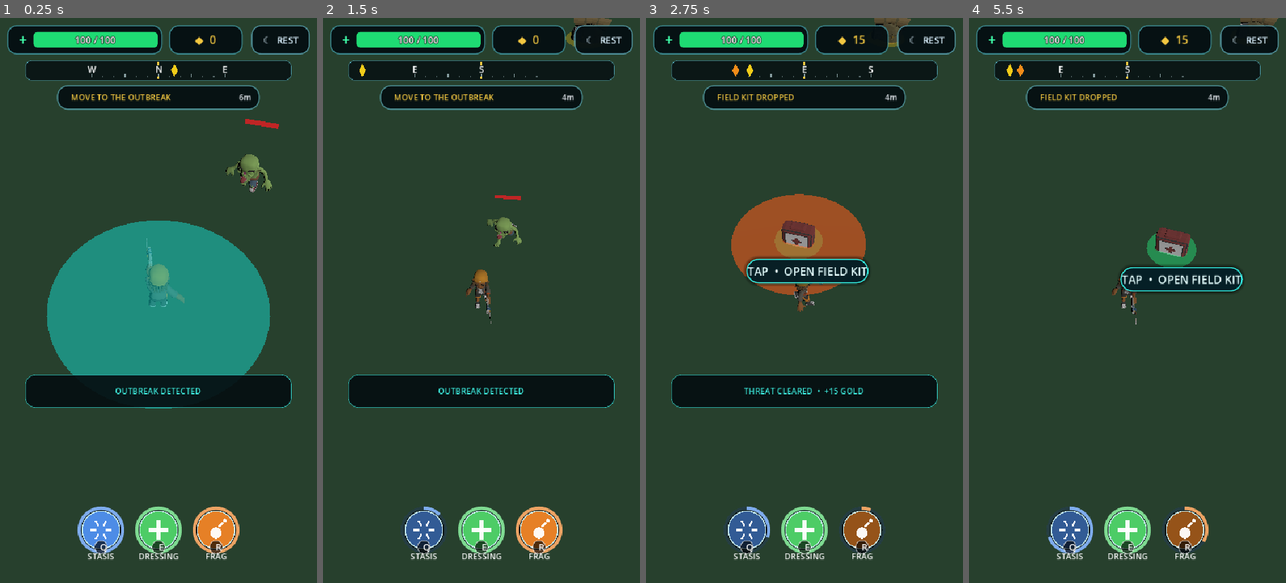
Above: before the commit, frames 1-4 (left to right).
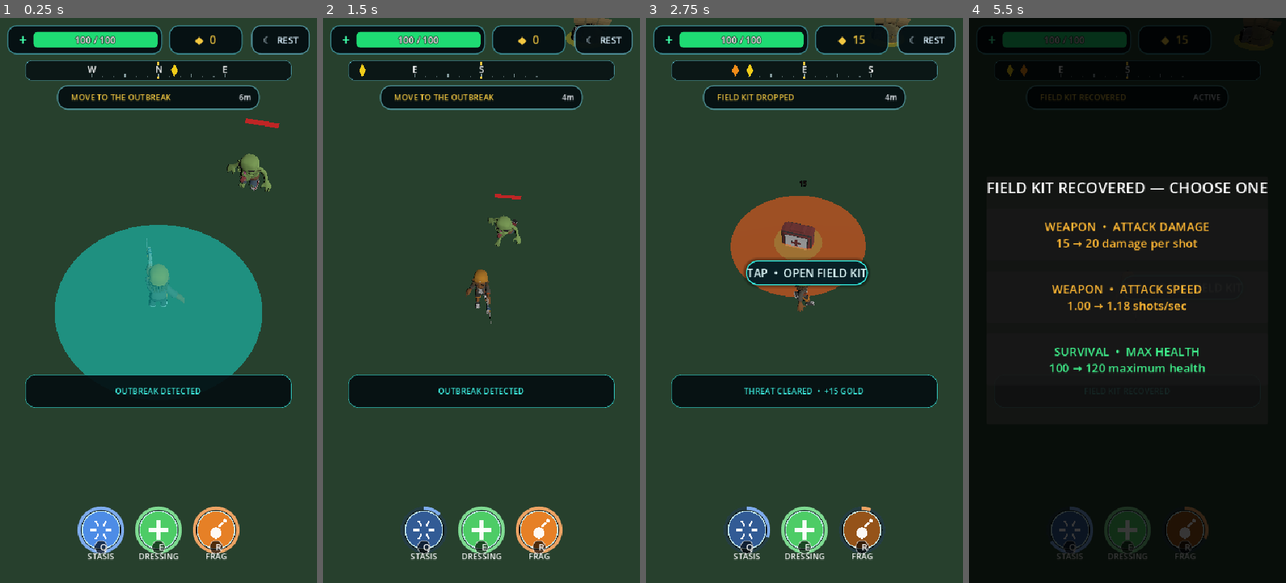
Above: after the commit, the same moments.

Repository: Geoboardman/zombie-gps
Game: Godot game, scene res://scenes/main.tscn
Same seed, same stepped clock (60 frames per second), same inputs: the game is played once before the commit and once after it.
Inputs (mouse positions are in pixels of both pictures, inside the frame that each line leads up to):
- Up to frame 1 (0.25 s): no input
- Up to frame 2 (1.5 s): tap Enter (ui_accept) at 0.5, 0.77 s; move the mouse to (424, 526) at 0.52 s; hold D (move_right) 0.53-1.28 s; tap Q (ability_1) at 0.6 s; click (424, 526) at 0.67 s; move the mouse to (481, 526) at 1.27 s; hold S (move_back) from 1.28 s (still down); tap E (ability_2) at 1.35 s; click (481, 526) at 1.42 s
- Up to frame 3 (2.75 s): tap Enter (ui_accept) at 1.52 s; move the mouse to (861, 526) at 2.02 s; release S (move_back) at 2.03 s; hold D (move_right) from 2.03 s (still down); tap R (ability_3) at 2.1 s; click (861, 526) at 2.17 s
- Up to frame 4 (5.5 s): move the mouse to (1111, 413) at 2.77 s; release D (move_right) at 2.78 s; hold W (move_forward) 2.78-3.53 s; tap Shift at 2.85 s; click (1111, 413) at 2.92 s; tap Enter (ui_accept) at 3.02, 3.77, 4.52 s; move the mouse to (1222, 385) at 3.52 s; hold A (move_left) 3.53-5.03 s; tap Q (ability_1) at 3.6 s; move the mouse to (1032, 215) at 4.27 s; tap E (ability_2) at 4.35 s; move the mouse to (1143, 300) at 5.02 s; hold S (move_back) from 5.03 s (still down); tap R (ability_3) at 5.1 s; click (1143, 300) at 5.17 s

The runs differ from the first frame. In frame 1, 1.8% of the frame differs, in the area x 14-89%, y 17-70%; in frame 2, 0.1%; in frame 3, 1.5%; in frame 4, 91%, in the area x 0-100%, y 0-100%.

Commit message:
Spread zombie crowds and add weapon noise

Diff:
--- a/scripts/player_controller.gd
+++ b/scripts/player_controller.gd
@@ -20,6 +20,9 @@
 @export var attack_range := 3.0
 @export var attack_interval := 1.0
 @export var attack_damage := 15
+
+@export_group("Weapon Noise")
+@export var weapon_noise_radius := 24.0 # firearms; set near zero for melee/crossbows
 
 @export_group("Sustain")
 @export var invulnerability_duration := 0.5 # brief i-frames after any hit -- stops a swarm from stacking multiple hits at once
@@ -174,6 +177,7 @@
 		nearest.take_damage(damage)
 		_attack_timer = attack_interval * _current_attack_interval_multiplier()
 		_play_attack_lunge(nearest.global_position)
+		emit_weapon_noise(global_position, weapon_noise_radius)
 		_apply_piercing_hits(nearest)
 		if double_tap_level > 0:
 			get_tree().create_timer(0.12).timeout.connect(func():
@@ -185,6 +189,15 @@
 			var heal_amount := int(damage * lifesteal_percent)
 			if heal_amount > 0:
 				health.heal(heal_amount)
+
+
+func emit_weapon_noise(source_position: Vector3, noise_radius: float) -> void:
+	if noise_radius <= 0.0:
+		return
+	for node: Node in get_tree().get_nodes_in_group("zombies"):
+		var zombie := node as Zombie
+		if zombie != null:
+			zombie.hear_noise(source_position, noise_radius)
 
 
 # Passive damage tick to any enemy standing close, so lingering in a
